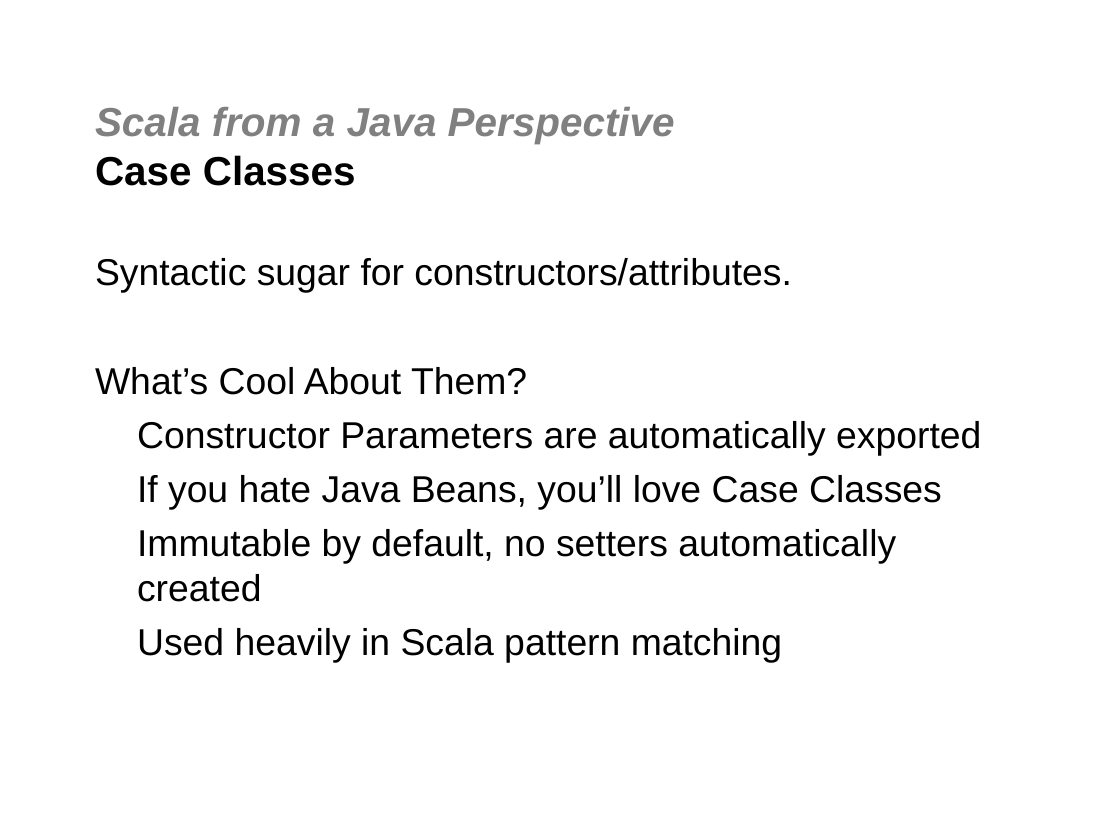
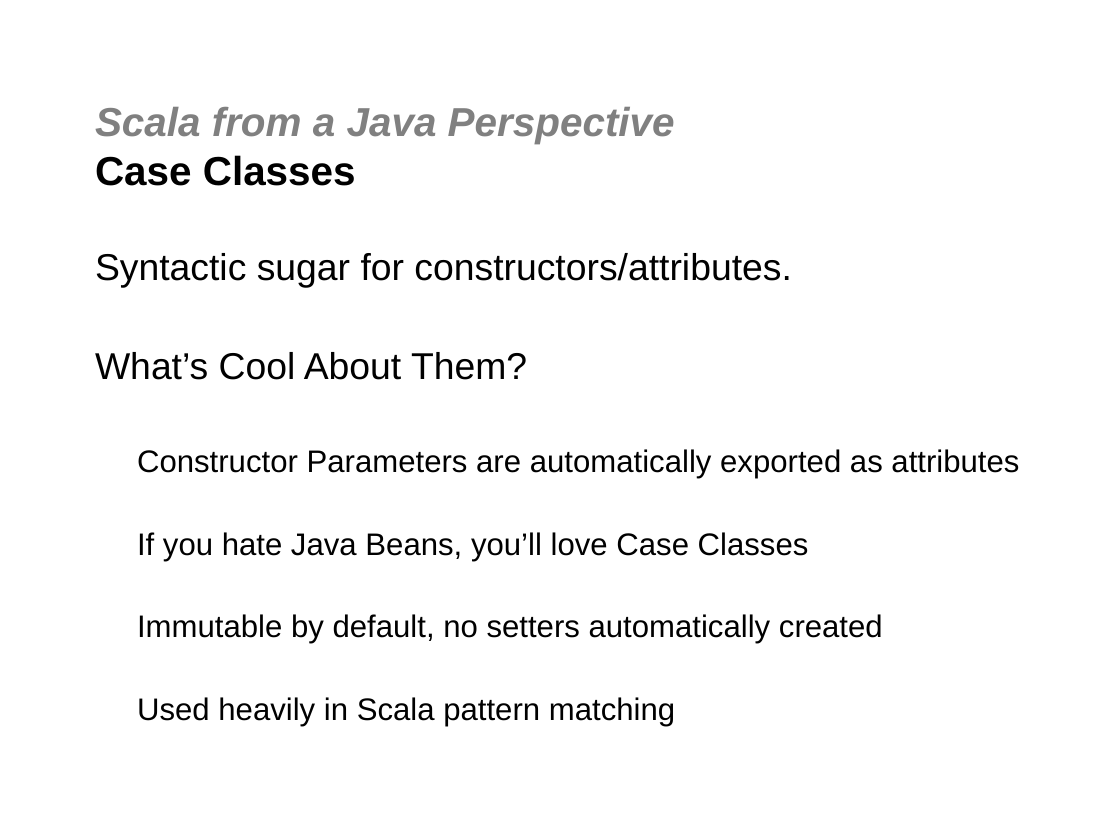
Before and after one commit to jgoodsen/agile2010, a slide deck: slide 11 of 03-scala.ppt. Drawn at 1120x840 pixels with LibreOffice and Linux fonts; fonts in the diff are those of the drawing; background and template pictures are left out. Boxes give left, top, right and bottom in pixels: in the first picture for what was removed or moved away, otherwise in the second. Text is boxed around its words. In the diff, an @@ line names an element or a change of style, - is before the commit and + after.

```diff
--- a/03-scala.ppt
+++ b/03-scala.ppt
@@ text at (95,253,883,726): size 24 to 20 pt in "If you hate Java Beans, you’ll love ...", "Immutable by default, no setters automatically created", "Used heavily in Scala pattern matching"; line spacing 1 to 0.9; less space between paragraphs @@
@@ text at (137,449,1019,478): text changed; size 24 to 20 pt @@
-Constructor Parameters are automatically exported
+Constructor Parameters are automatically exported as attributes
```
Also in this commit, not shown: 16 other slides changed, 9 slides added, 1 slide removed, 7 other files.
